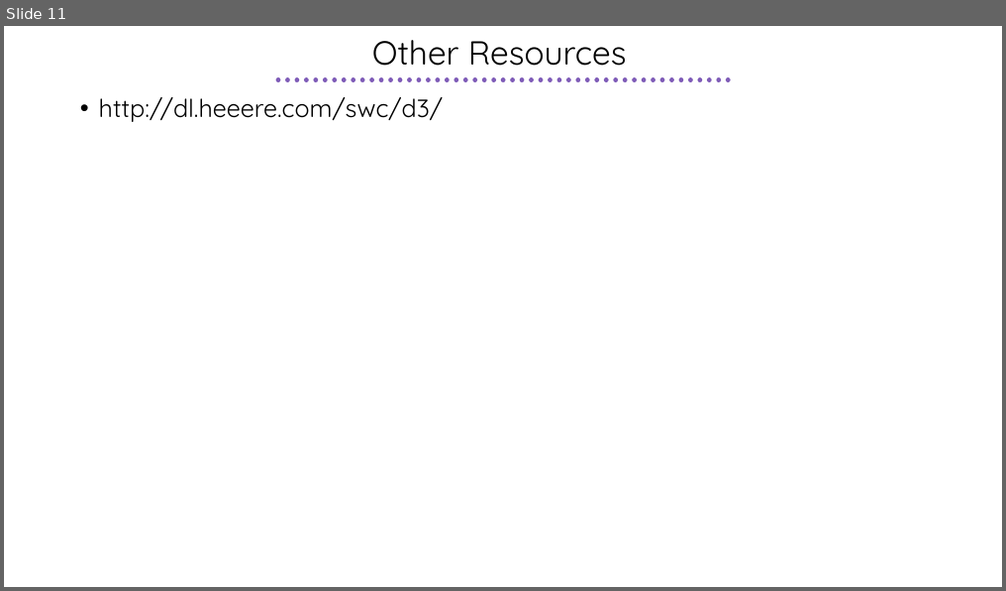
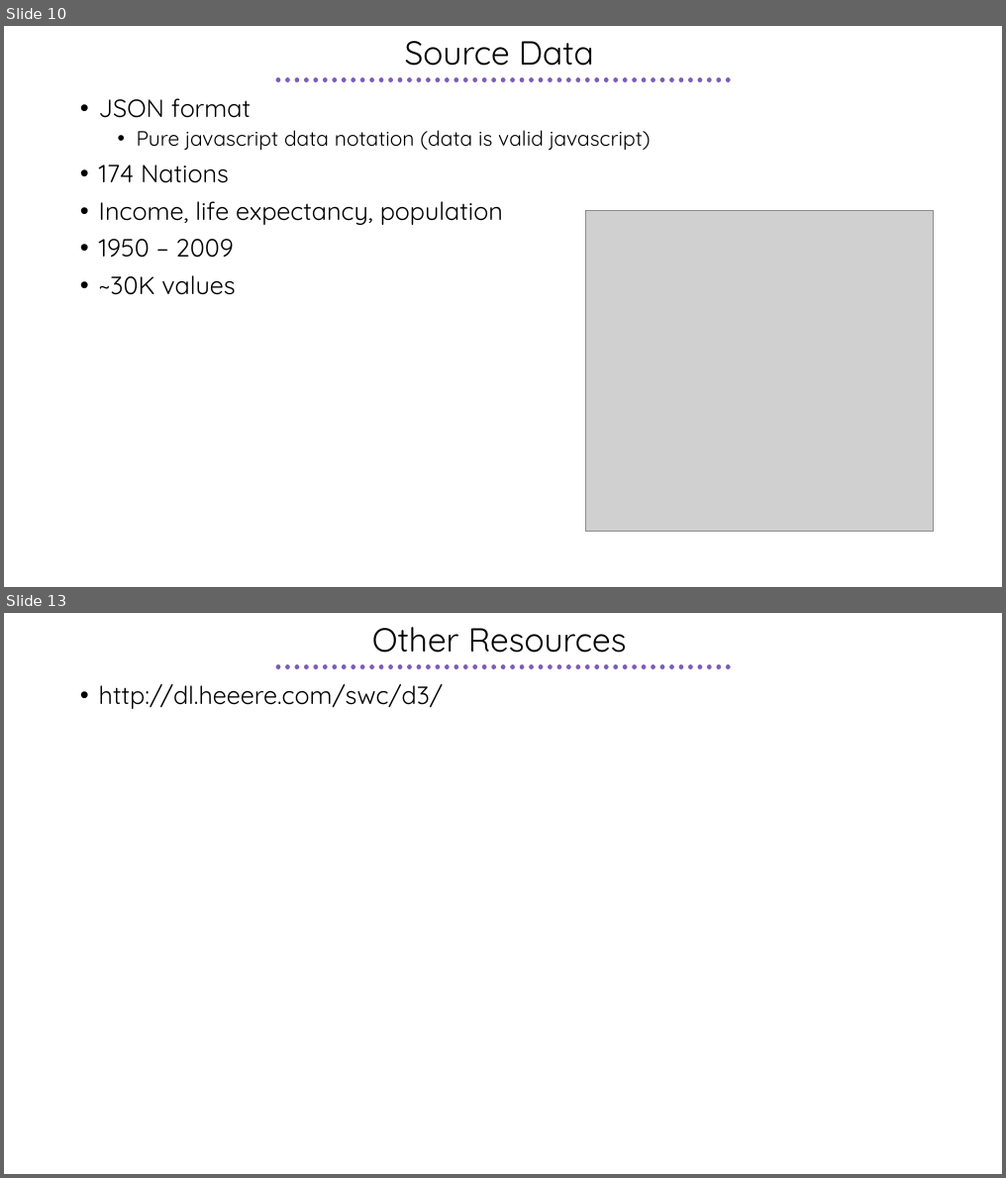
Before and after one commit to febret/intro2D3, a slide deck: Intro2D3.pptx. Shown one above the other, each under a label of ours: slide 11 before the commit, slides 10 and 13 after it; the slides between them are not shown. The pictures are 1006x591 and 1006x1178 pixels, drawn with LibreOffice and Linux fonts; fonts in the diff are those of the drawing; grey boxes stand for pictures. Boxes give left, top, right and bottom in pixels: in the first picture for what was removed or moved away, otherwise in the second. Text is boxed around its words. In the diff, an @@ line names an element or a change of style, - is before the commit and + after.

```diff
--- a/Intro2D3.pptx
+++ b/Intro2D3.pptx
@@ slide 10 added at (4, 26, 1002, 587), background #FFFFFF; not listed: 1 template element that a slide beside it also shows @@
@@ title added at (405, 41, 594, 66), 32 pt, text #000000 @@
+Source Data
@@ text added at (99, 98, 650, 295), 24 pt, text #000000 @@
+• JSON format
+  • Pure javascript data notation (data is valid javascript)
+• 174 Nations
+• Income, life expectancy, population
+• 1950 – 2009
+• ~30K values
@@ picture added at (586, 211, 933, 532) @@
@@ what was slide 11 is now slide 13 @@
```
Also in this commit, not shown: 4 slides changed, 3 other slides added, 2 slides removed.
